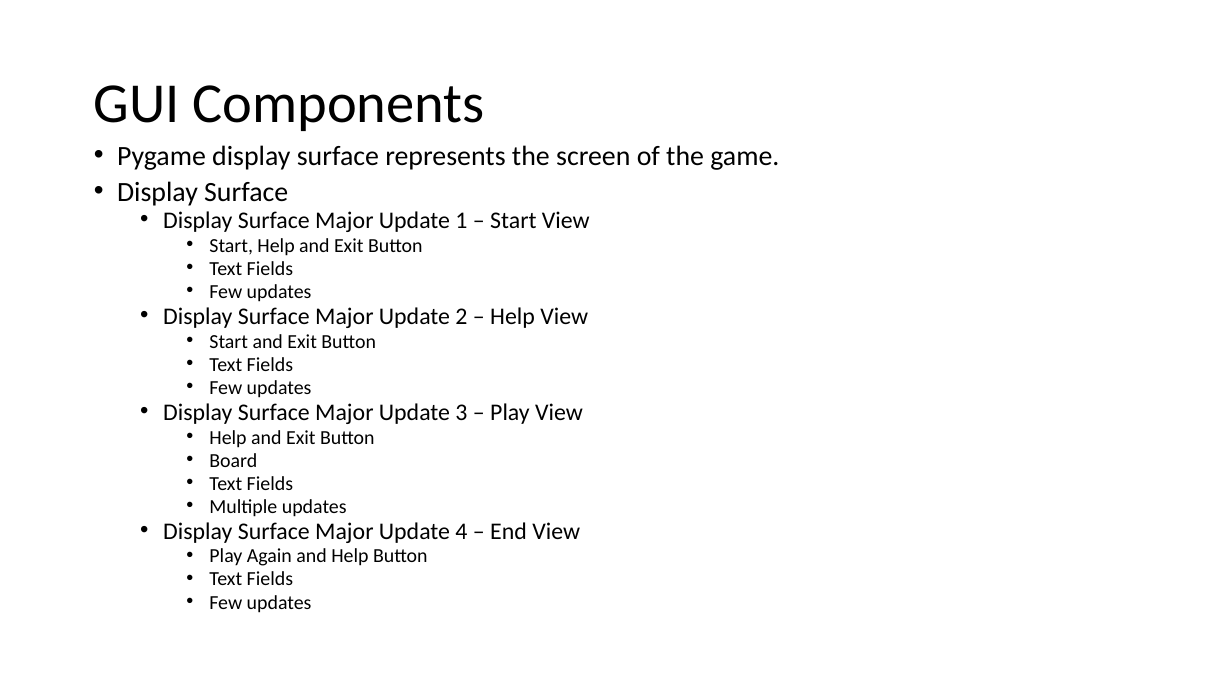
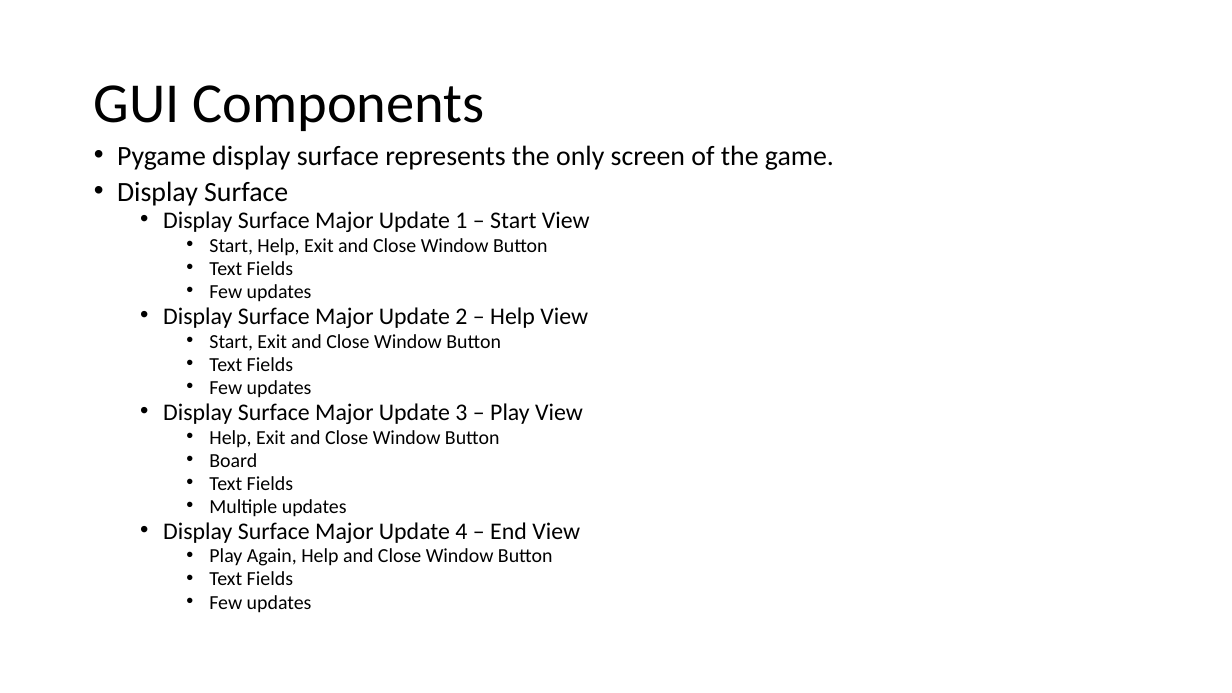
Before and after one commit to yangyaoi/Connect-Four-Project, a slide deck: slide 3 of Documents/design review presentation/Design Presentation Hafsah.pptx (slide 8 before the commit). Drawn at 1232x693 pixels with LibreOffice and Linux fonts; fonts in the diff are those of the drawing. Boxes give left, top, right and bottom in pixels: in the first picture for what was removed or moved away, otherwise in the second. Text is boxed around its words. In the diff, an @@ line names an element or a change of style, - is before the commit and + after.

```diff
--- a/Documents/design review presentation/Design Presentation Hafsah.pptx
+++ b/Documents/design review presentation/Design Presentation Hafsah.pptx
@@ text at [117,145,834,170]: text changed @@
-• Pygame display surface represents the screen of the game.
+• Pygame display surface represents the only screen of the game.
@@ text at [209,238,548,256]: text changed @@
-    • Start, Help and Exit Button
+    • Start, Help, Exit and Close Window Button
@@ text at [209,334,501,351]: text changed @@
-    • Start and Exit Button
+    • Start, Exit and Close Window Button
@@ text at [209,430,500,448]: text changed @@
-    • Help and Exit Button
+    • Help, Exit and Close Window Button
@@ text at [209,548,553,566]: text changed @@
-    • Play Again and Help Button
+    • Play Again, Help and Close Window Button
```
Also in this commit, not shown: 3 other slides changed, 1 slide added, 1 slide removed.
